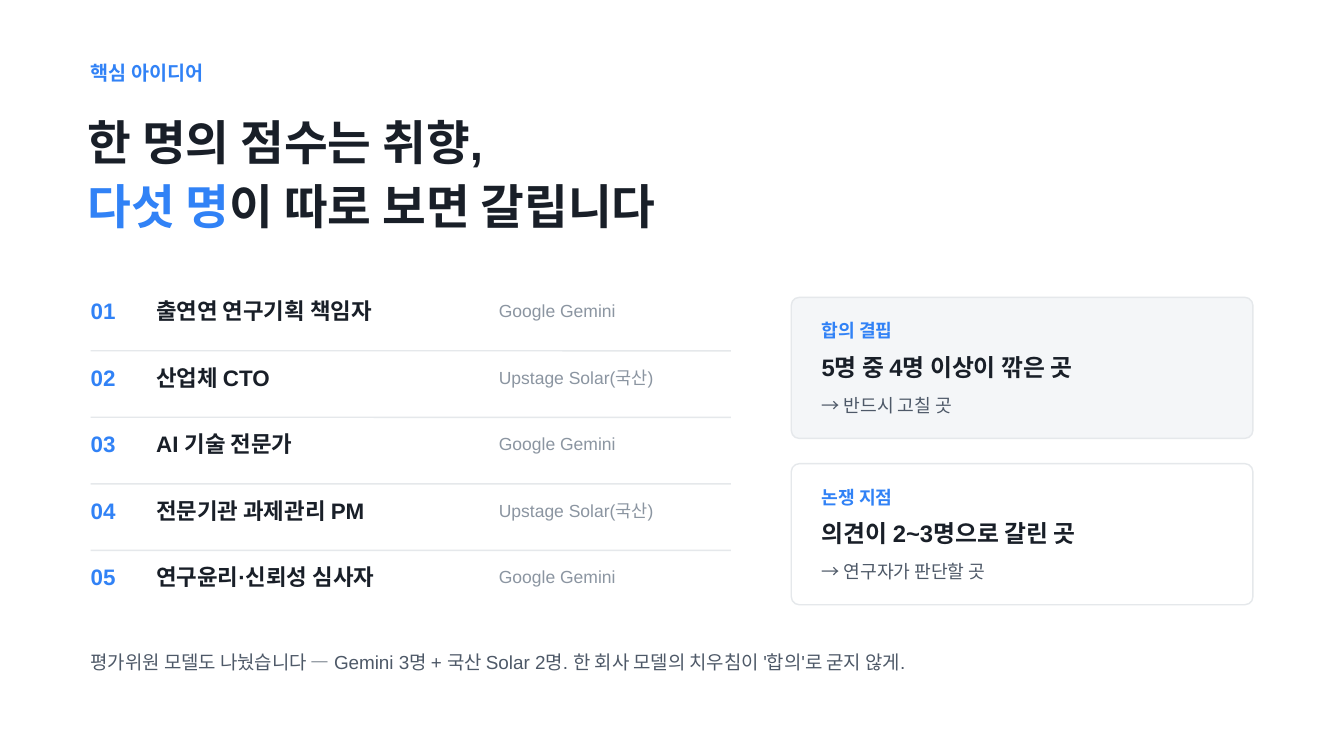
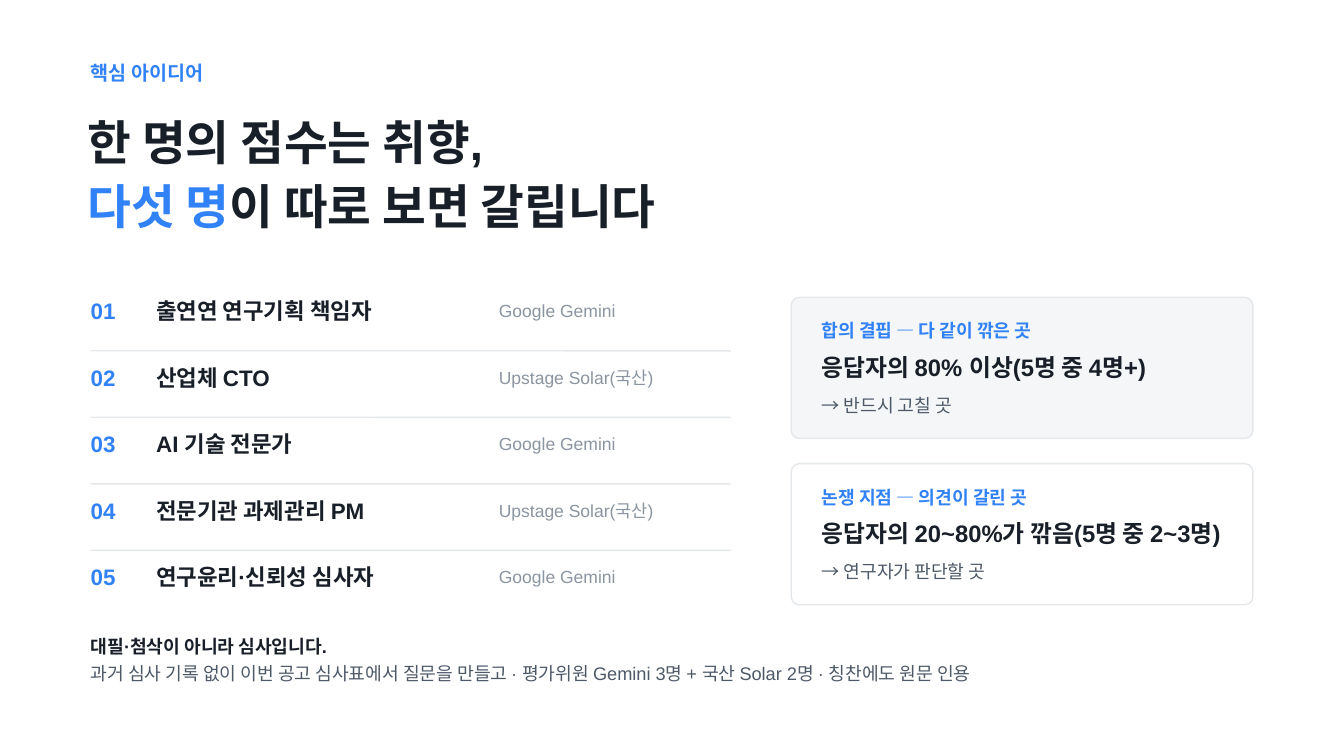
Before and after one commit to Ryugi62/rfp-to-fit, a slide deck: slide 3 of deliver/deck/RFP-to-Fit_루미아.pptx. Drawn at 1344x756 pixels with LibreOffice and Linux fonts; fonts in the diff are those of the drawing. Boxes give left, top, right and bottom in pixels: in the first picture for what was removed or moved away, otherwise in the second. Text is boxed around its words. In the diff, an @@ line names an element or a change of style, - is before the commit and + after.

```diff
--- a/deliver/deck/RFP-to-Fit_루미아.pptx
+++ b/deliver/deck/RFP-to-Fit_루미아.pptx
@@ text at bbox=[822, 321, 1032, 339]: text changed @@
-합의 결핍
+합의 결핍 — 다 같이 깎은 곳
@@ text at bbox=[822, 356, 1146, 381]: text changed @@
-5명 중 4명 이상이 깎은 곳
+응답자의 80% 이상(5명 중 4명+)
@@ text at bbox=[822, 488, 1028, 506]: text changed @@
-논쟁 지점
+논쟁 지점 — 의견이 갈린 곳
@@ text at bbox=[822, 522, 1220, 547]: text changed @@
-의견이 2~3명으로 갈린 곳
+응답자의 20~80%가 깎음(5명 중 2~3명)
@@ text at bbox=[91, 637, 970, 682]: text changed; size 13.5 to 13 pt @@
-평가위원 모델도 나눴습니다 — Gemini 3명 + 국산 Solar 2명. 한 회사 모델의 치우침이 '합의'로 굳지 않게.
+대필·첨삭이 아니라 심사입니다.
+과거 심사 기록 없이 이번 공고 심사표에서 질문을 만들고 · 평가위원 Gemini 3명 + 국산 Solar 2명 · 칭찬에도 원문 인용
```
Also in this commit, not shown: 9 other slides changed, 39 other files.
